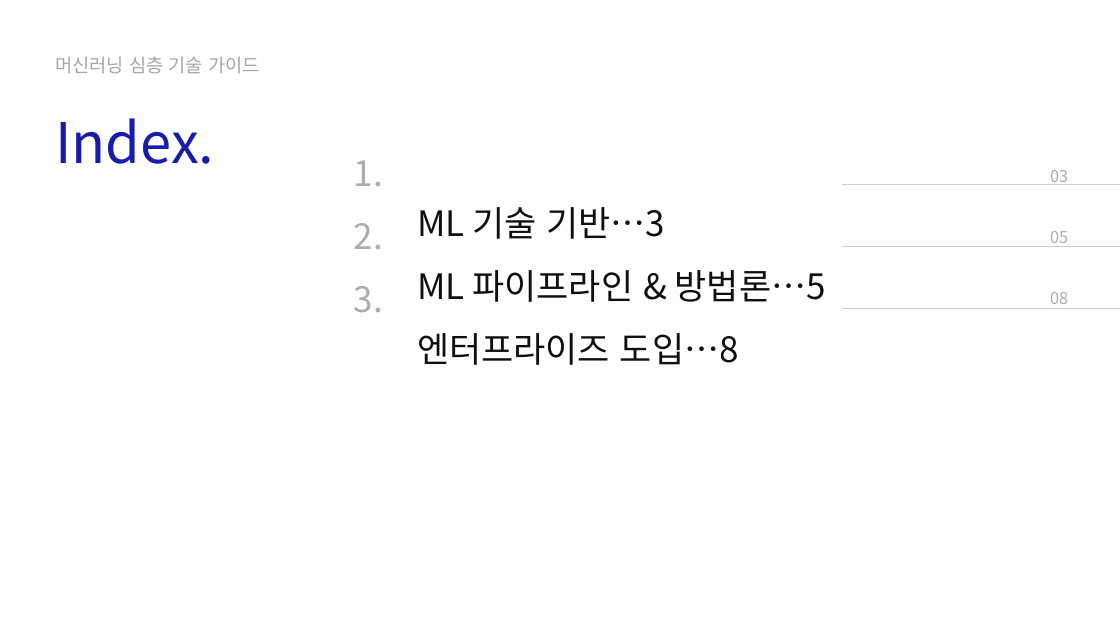
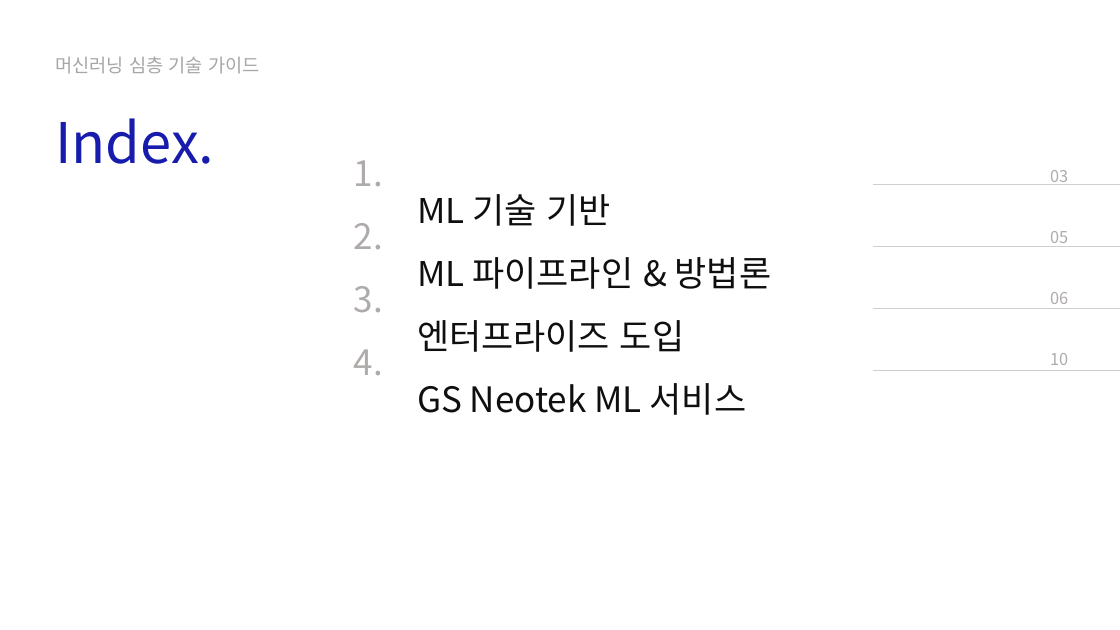
Before and after one commit to lhs6395-hslee/2026-gsn-pptx, a slide deck: slide 2 of result/머신러닝_심층_기술_가이드_재현검증.pptx. Drawn at 1120x630 pixels with LibreOffice and Linux fonts; fonts in the diff are those of the drawing. Boxes give left, top, right and bottom in pixels: in the first picture for what was removed or moved away, otherwise in the second. Text is boxed around its words. In the diff, an @@ line names an element or a change of style, - is before the commit and + after.

Commit message:
목차 밑줄 겹침 수정 — 하네스 기반
**변경 사항**:
1. harness/toc_layout_config.json (신규)
   - 한글 폭 계수: 1.1 (0.9 → 1.1)
   - 영문 폭 계수: 0.55 (0.5 → 0.55)
   - LINE_GAP: 350000 EMU (0.38", 기존 0.22")

2. ppt_generator.py: _load_toc_config() 로더 추가
   - edit_toc_slide()에서 하네스 로드
   - 하드코딩 폴백 유지

**문제 해결**:
- 목차 2번 'ML 파이프라인 & 방법론' 밑줄이 텍스트와 겹치던 문제
- 밑줄 시작 위치: 9.44" → 10.39" (0.95" 이동)
- 하네스 수정만으로 해결 (Python 최소 변경)

**AHE 철학 준수**:
- 설정값 = 하네스 (JSON)
- Python = 로더 + 실행 로직만
- 이후 조정은 JSON 편집만으로 가능

```diff
--- a/result/머신러닝_심층_기술_가이드_재현검증.pptx
+++ b/result/머신러닝_심층_기술_가이드_재현검증.pptx
@@ text at [417,194,772,415]: text changed @@
-ML 기술 기반⋯3
-ML 파이프라인 & 방법론⋯5
-엔터프라이즈 도입⋯8
+ML 기술 기반
+ML 파이프라인 & 방법론
+엔터프라이즈 도입
+GS Neotek ML 서비스
@@ line moved from (842, 184) - (1120, 184) to (873, 184) - (1120, 184) @@
@@ line moved from (842, 246) - (1120, 246) to (873, 246) - (1120, 246) @@
@@ text at [1050,292,1068,365]: text changed @@
-08
+06
+10
@@ line moved from (842, 308) - (1120, 308) to (873, 308) - (1120, 308) @@
@@ text at [354,349,383,375]: paragraph added @@
+4.
@@ line added from (873, 371) to (1120, 371), #D0CECE 0.5 pt @@
```
Also in this commit, not shown: 3 other files.
